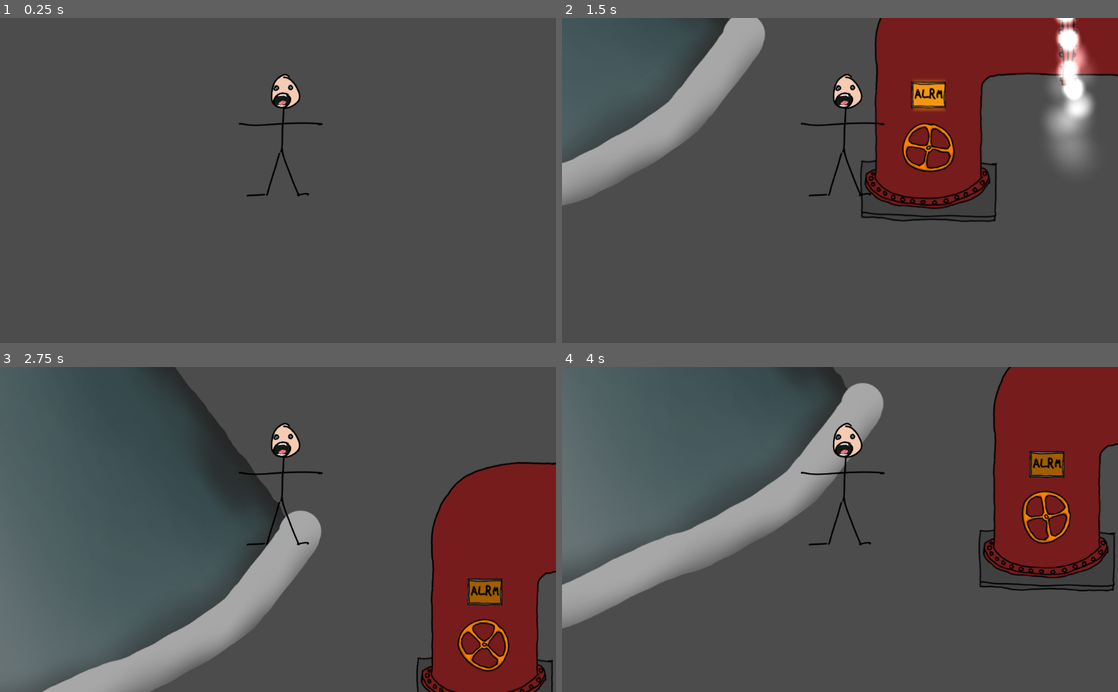
Above: before the commit, frames 1-4 (two rows, left to right).
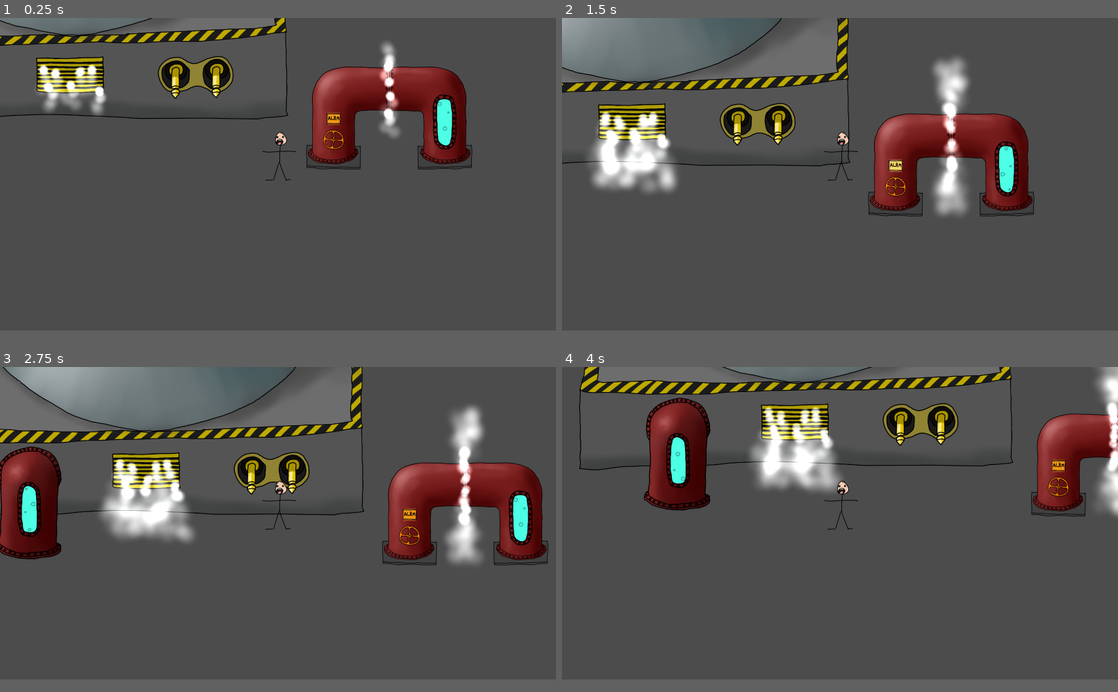
Above: after the commit, the same moments.

Repository: larsendt/ld_oct2021
Game: Godot game, scene res://level1.tscn
Two runs of this game, one before a commit and one after it. Both use one fixed random seed, a clock stepped at 60 frames per second and the inputs below.
Inputs (mouse positions are in pixels of both pictures, inside the frame that each line leads up to):
- Up to frame 1 (0.25 s): no input
- Up to frame 2 (1.5 s): move the mouse to (812, 245) at 0.52 s; press the mouse at (812, 245) at 0.53 s; hold W (ui_up) from 0.53 s (still down); move the mouse to (923, 79) at 1.27 s; release the mouse at (923, 79) at 1.28 s; click (923, 79) at 1.35 s
- Up to frame 3 (2.75 s): move the mouse to (111, 480) at 2.02 s; release W (ui_up) at 2.03 s; press the mouse at (111, 480) at 2.03 s; hold A (ui_left) from 2.03 s (still down)
- Up to frame 4 (4 s): move the mouse to (867, 529) at 2.77 s; release the mouse at (867, 529) at 2.78 s; click (867, 529) at 2.85 s; move the mouse to (756, 448) at 3.52 s; release A (ui_left) at 3.53 s; press the mouse at (756, 448) at 3.53 s; hold S (ui_down) from 3.53 s (still down)
The window is 800x468 before the commit and 800x450 after it. Grey fills any space a smaller window leaves; there, only what the larger window draws over its background counts as a difference.

The runs differ from the first frame. In frame 1, 14% of the frame differs, in the area x 0-85%, y 0-55%; in frame 2, 37%; in frame 3, 53%, in the area x 0-100%, y 0-100%; in frame 4, 40%.

Commit message:
lots of visual effects

Diff:
--- /dev/null
+++ b/PipeFluidWindow.tscn
@@ -0,0 +1,54 @@
+[gd_scene load_steps=9 format=2]
+
+[ext_resource path="res://sprites/pipe_fluid_window.png" type="Texture" id=1]
+
+[sub_resource type="Shader" id=6]
+code = "shader_type canvas_item;
+
+void fragment() {
+    vec4 in_col = texture(TEXTURE, UV);
+    //in_col.a = 1.0;
+    if (length(in_col) > 0.25) {
+        COLOR = in_col * vec4(0.3, 1.0, 0.9, 1.0);
+    } else {
+        COLOR = in_col;
+    }
+}
+"
+
+[sub_resource type="ShaderMaterial" id=7]
+shader = SubResource( 6 )
+
+[sub_resource type="AtlasTexture" id=1]
+flags = 4
+atlas = ExtResource( 1 )
+region = Rect2( 0, 0, 256, 256 )
+
+[sub_resource type="AtlasTexture" id=2]
+flags = 4
+atlas = ExtResource( 1 )
+region = Rect2( 256, 0, 256, 256 )
+
+[sub_resource type="AtlasTexture" id=3]
+flags = 4
+atlas = ExtResource( 1 )
+region = Rect2( 512, 0, 256, 256 )
+
+[sub_resource type="AtlasTexture" id=4]
+flags = 4
+atlas = ExtResource( 1 )
+region = Rect2( 768, 0, 256, 256 )
+
+[sub_resource type="SpriteFrames" id=5]
+animations = [ {
+"frames": [ SubResource( 1 ), SubResource( 2 ), SubResource( 3 ), SubResource( 4 ) ],
+"loop": true,
+"name": "default",
+"speed": 5.0
+} ]
+
+[node name="PipeFluidWindow" type="AnimatedSprite"]
+material = SubResource( 7 )
+frames = SubResource( 5 )
+frame = 3
+playing = true
--- a/Reactor.tscn
+++ b/Reactor.tscn
@@ -1,10 +1,15 @@
-[gd_scene load_steps=3 format=2]
+[gd_scene load_steps=6 format=2]
 
 [ext_resource path="res://sprites/reactor1.png" type="Texture" id=1]
+[ext_resource path="res://SteamEffect.tscn" type="PackedScene" id=2]
+[ext_resource path="res://PipeFluidWindow.tscn" type="PackedScene" id=3]
 
-[sub_resource type="CapsuleShape2D" id=1]
-radius = 384.0
-height = 576.0
+[sub_resource type="RectangleShape2D" id=1]
+extents = Vector2( 463.996, 976 )
+
+[sub_resource type="CapsuleShape2D" id=2]
+radius = 144.0
+height = 224.0
 
 [node name="Reactor" type="StaticBody2D"]
 
@@ -13,6 +18,45 @@
 texture = ExtResource( 1 )
 
 [node name="CollisionShape2D" type="CollisionShape2D" parent="."]
-position = Vector2( 24, 0 )
+visible = false
+position = Vector2( 40, 32 )
 rotation = 1.5708
 shape = SubResource( 1 )
+
+[node name="CollisionShape2D2" type="CollisionShape2D" parent="."]
+visible = false
+position = Vector2( -512, 448 )
+shape = SubResource( 2 )
+
+[node name="PipeFluidWindow" parent="." instance=ExtResource( 3 )]
+position = Vector2( -512, 472 )
+rotation = -3.14159
+frame = 0
+
+[node name="SteamEffect" parent="." instance=ExtResource( 2 )]
+position = Vector2( -72, 328 )
+rotation = 3.14159
+
+[node name="SteamEffect2" parent="." instance=ExtResource( 2 )]
+position = Vector2( 160, 344 )
+rotation = 3.14159
+
+[node name="SteamEffect3" parent="." instance=ExtResource( 2 )]
+position = Vector2( -40, 264 )
+rotation = 3.14159
+
+[node name="SteamEffect4" parent="." instance=ExtResource( 2 )]
+position = Vector2( 120, 248 )
+rotation = 3.14159
+
+[node name="SteamEffect5" parent="." instance=ExtResource( 2 )]
+position = Vector2( 32, 320 )
+rotation = 3.14159
+
+[node name="SteamEffect6" parent="." instance=ExtResource( 2 )]
+position = Vector2( -96, 248 )
+rotation = 3.14159
+
+[node name="SteamEffect7" parent="." instance=ExtResource( 2 )]
+position = Vector2( 72, 256 )
+rotation = 3.14159
--- a/RedPipe.tscn
+++ b/RedPipe.tscn
@@ -1,10 +1,11 @@
-[gd_scene load_steps=6 format=2]
+[gd_scene load_steps=7 format=2]
 
 [ext_resource path="res://RedPipeTileset.tres" type="TileSet" id=1]
 [ext_resource path="res://YellowWheel.tscn" type="PackedScene" id=2]
 [ext_resource path="res://SteamEffect.tscn" type="PackedScene" id=3]
 [ext_resource path="res://AlarmLight.tscn" type="PackedScene" id=4]
 [ext_resource path="res://RedPipe.gd" type="Script" id=5]
+[ext_resource path="res://PipeFluidWindow.tscn" type="PackedScene" id=6]
 
 [node name="RedPipe" type="Node2D"]
 script = ExtResource( 5 )
@@ -34,3 +35,8 @@
 
 [node name="AlarmLight" parent="." instance=ExtResource( 4 )]
 position = Vector2( -248, -144 )
+frame = 3
+
+[node name="PipeFluidWindow" parent="." instance=ExtResource( 6 )]
+position = Vector2( 264, -128 )
+frame = 2
--- /dev/null
+++ b/SparkEffect.tscn
@@ -0,0 +1,34 @@
+[gd_scene load_steps=6 format=2]
+
+[ext_resource path="res://sprites/spark.png" type="Texture" id=1]
+
+[sub_resource type="CanvasItemMaterial" id=1]
+particles_animation = true
+particles_anim_h_frames = 4
+particles_anim_v_frames = 1
+particles_anim_loop = true
+
+[sub_resource type="Gradient" id=2]
+offsets = PoolRealArray( 0, 0.996403, 1 )
+colors = PoolColorArray( 0.449219, 0.987091, 1, 1, 0.849548, 0.433594, 1, 1, 1, 1, 1, 1 )
+
+[sub_resource type="GradientTexture" id=3]
+gradient = SubResource( 2 )
+
+[sub_resource type="ParticlesMaterial" id=4]
+flag_disable_z = true
+spread = 0.4
+gravity = Vector3( 0, 0, 0 )
+initial_velocity = 500.0
+initial_velocity_random = 0.2
+orbit_velocity = 0.0
+orbit_velocity_random = 0.0
+linear_accel = 1.0
+color_ramp = SubResource( 3 )
+anim_speed = 1.0
+
+[node name="SparkEffect" type="Particles2D"]
+material = SubResource( 1 )
+amount = 50
+process_material = SubResource( 4 )
+texture = ExtResource( 1 )
--- a/YellowWheel.gd
+++ b/YellowWheel.gd
@@ -18,8 +18,9 @@
     if event is InputEventMouseButton and self.highlighted:
         if event.is_action_pressed("left_click"):
             self.rotation_dir = 1
-        else:
+        elif event.is_action_pressed("right_click"):
             self.rotation_dir = -1
+        $RotationTimer.start()
 
 func _process(delta: float) -> void:
     self.rotation = clamp(self.rotation + (rotation_dir * delta * ROTATION_SPEED), MIN_ROTATION, MAX_ROTATION)
--- a/level1.tscn
+++ b/level1.tscn
@@ -9,7 +9,7 @@
 [node name="YSort" type="YSort" parent="."]
 
 [node name="RedPipe" parent="YSort" instance=ExtResource( 3 )]
-position = Vector2( 1388.99, 266.382 )
+position = Vector2( 1488, 640 )
 
 [node name="Reactor" parent="YSort" instance=ExtResource( 2 )]
 
--- a/project.godot
+++ b/project.godot
@@ -13,6 +13,11 @@
 config/name="LD_OCT2021"
 run/main_scene="res://level1.tscn"
 config/icon="res://icon.png"
+
+[display]
+
+window/size/width=2560
+window/size/height=1440
 
 [input]
 
Binary file added: sprites/pipe_fluid_window.png
Not shown, added: sprites/pipe_fluid_window.png.import
Binary file changed: sprites/reactor1.png
Binary file changed: sprites/red_pipe.png
Binary file added: sprites/spark.png
Not shown, added: sprites/spark.png.import
Not shown, added: krita_raws/pipe_fluid_window.kra
Not shown, added: krita_raws/pipe_fluid_window.kra~
Not shown, changed: krita_raws/reactor1.kra
Not shown, added: krita_raws/reactor1.kra-autosave.kra
Not shown, changed: krita_raws/reactor1.kra~
Not shown, changed: krita_raws/red_pipe.kra
(and 7 more such lines)
